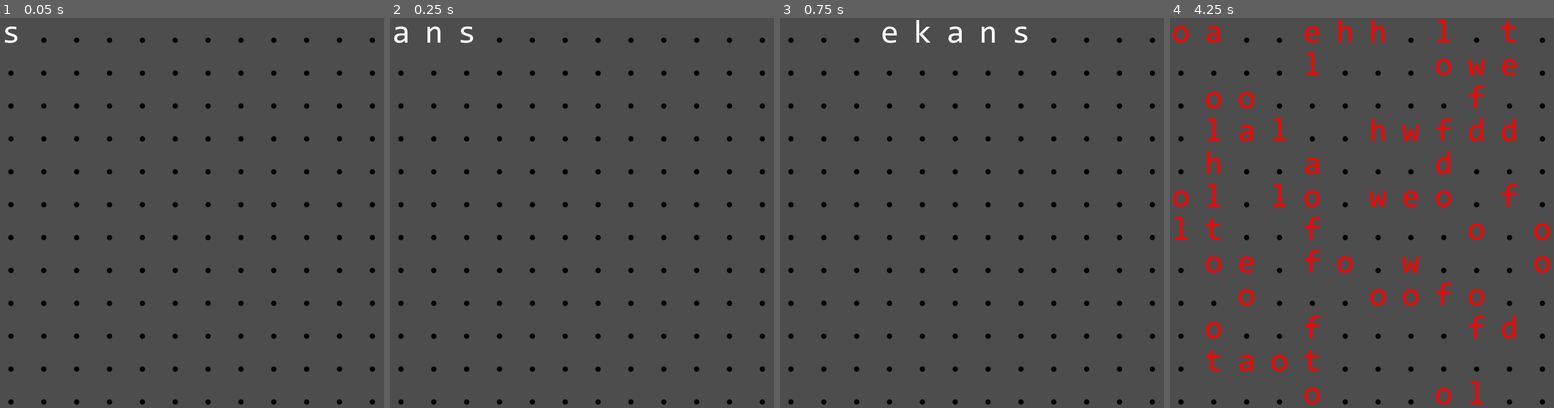
Above: before the commit, frames 1-4 (left to right).
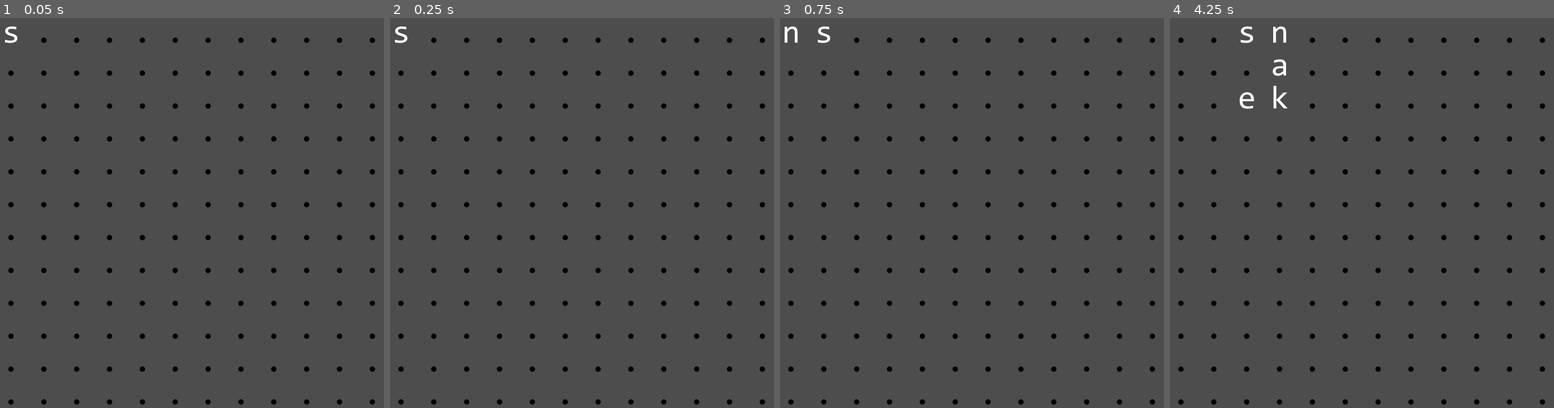
Above: after the commit, the same moments.

Repository: robro/snake_words_gd
Game: Godot game, scene res://scene/gameplay/gameplay.tscn
The game is run twice, just before and just after one commit, with the same random seed, the same clock (stepped at 60 frames per second) and the same inputs.
Inputs:
- Up to frame 1 (0.05 s): no input
- Up to frame 2 (0.25 s): no input
- Up to frame 3 (0.75 s): hold Right (Right) from 0.53 s (still down)
- Up to frame 4 (4.25 s): release Right (Right) at 1.28 s; hold Down (Down) 1.28-2.03 s; tap Enter at 2 s; hold Right (Right) 2.03-2.78 s; hold Up (Up) 2.78-3.53 s; tap Space at 3.5 s; hold Left (Left) from 3.53 s (still down)

Frame 1 is identical in both runs. In frame 2, 0.2% of the frame differs, in the area x 1-22%, y 2-7%; in frame 3, 0.6%; in frame 4, 6.0%, in the area x 0-100%, y 0-100%.

Commit message:
Move files and try to not break everything

Diff:
--- /dev/null
+++ b/object/food/food.gd
@@ -0,0 +1,26 @@
+class_name Food
+extends Node2D
+
+@onready var spawner : FoodSpawner = get_parent()
+
+var _pos
+var _char
+var _color
+
+
+func _init(pos: Vector2i, text: String, color: Color):
+	_pos = pos
+	_char = text
+	_color = color
+
+
+func _ready():
+	assert(spawner is FoodSpawner)
+	spawner.connect("food_eaten", _on_food_eaten)
+
+
+func _on_food_eaten(pos: Vector2i):
+	if pos != _pos:
+		return
+	# get eaten
+	print("food eaten at" + str(_pos))
--- /dev/null
+++ b/object/food/food.tscn
@@ -0,0 +1,12 @@
+[gd_scene load_steps=3 format=3 uid="uid://clrpu17edpum8"]
+
+[ext_resource type="Script" path="res://object/food/food.gd" id="1_xw2oo"]
+
+[sub_resource type="RectangleShape2D" id="RectangleShape2D_i4dnb"]
+size = Vector2(21, 20)
+
+[node name="Food" type="StaticBody2D"]
+script = ExtResource("1_xw2oo")
+
+[node name="Collision" type="CollisionShape2D" parent="."]
+shape = SubResource("RectangleShape2D_i4dnb")
--- /dev/null
+++ b/object/food/food_spawner.gd
@@ -0,0 +1,36 @@
+class_name FoodSpawner
+extends Node2D
+
+@onready var parent_grid : Grid = get_parent()
+
+signal food_eaten(pos: Vector2i)
+
+
+func _ready():
+	assert(parent_grid is Grid)
+
+
+func get_positions() -> Array:
+	return (get_children()
+		.filter(func(c): return c is Food)
+		.map(func(c): return c._pos)
+	)
+
+
+func draw_to_grid(grid: Grid):
+	for food : Food in get_children().filter(func(c): return c is Food):
+		grid.set_cell(food._pos, food._char, food._color)
+
+
+func _on_spawn_food(text: String):
+	for t in text:
+		var pos : Vector2i = parent_grid.get_free_pos()
+		if pos < Vector2i.ZERO:
+			print("no free space")
+			return
+		var food = Food.new(pos, t, Color.RED)
+		add_child(food)
+
+
+func _on_food_eaten(pos: Vector2i):
+	food_eaten.emit(pos)
--- a/src/render/grid.gd
+++ b/render/grid.gd
@@ -53,11 +53,9 @@
 
 func get_free_pos() -> Vector2i:
 	var occupied : Array[int] = []
-	for child in get_children():
-		if child.has_method("get_positions"):
-			for pos in child.get_positions():
-				if in_grid(pos):
-					occupied.append(idx_from_pos(pos))
+	for child in get_children().filter(func(c): return c.has_method("get_positions")):
+		for pos in child.get_positions().filter(func(p): return in_grid(p)):
+			occupied.append(idx_from_pos(pos))
 
 	var free := range(cols * rows)
 	for idx in occupied:
--- a/scene/gameplay/gameplay.gd
+++ b/scene/gameplay/gameplay.gd
@@ -2,20 +2,23 @@
 
 @onready var timer := Timer.new()
 @onready var food_spawner : FoodSpawner = $Grid/FoodSpawner
+@onready var snake : Snake = $Grid/Snake
 
 signal spawn_food(text: String)
+signal food_eaten(pos: Vector2i)
 
 
 func _ready():
+	snake.connect("snake_move_to", _on_snake_move)
 	add_child(timer)
 	timer.wait_time = 1
-	timer.timeout.connect(_on_timer_timeout)
+	# timer.timeout.connect(_on_timer_timeout)
 	timer.start()
-
-
-func _process(_delta):
-	pass
 
 
 func _on_timer_timeout():
 	spawn_food.emit("awholelotoffood")
+
+
+func _on_snake_move(pos: Vector2i):
+	print("snake moved to " + str(pos))
--- a/scene/gameplay/gameplay.tscn
+++ b/scene/gameplay/gameplay.tscn
@@ -1,10 +1,10 @@
 [gd_scene load_steps=6 format=3 uid="uid://oun5bmabme7x"]
 
 [ext_resource type="Script" path="res://scene/gameplay/gameplay.gd" id="1_dewvt"]
-[ext_resource type="Script" path="res://src/render/grid.gd" id="2_6iphj"]
-[ext_resource type="FontFile" uid="uid://b7sdg80udjhpk" path="res://font/consola.ttf" id="3_vovcl"]
-[ext_resource type="Script" path="res://src/object/snake.gd" id="4_2x2sv"]
-[ext_resource type="Script" path="res://src/object/food_spawner.gd" id="5_lgauy"]
+[ext_resource type="Script" path="res://render/grid.gd" id="2_6iphj"]
+[ext_resource type="FontFile" uid="uid://b7sdg80udjhpk" path="res://font/consola.ttf" id="3_pr5mj"]
+[ext_resource type="Script" path="res://object/snake.gd" id="4_2x2sv"]
+[ext_resource type="Script" path="res://object/food/food_spawner.gd" id="5_lgauy"]
 
 [node name="Gameplay" type="Node2D"]
 script = ExtResource("1_dewvt")
@@ -12,12 +12,10 @@
 [node name="Grid" type="Node2D" parent="."]
 position = Vector2(16, 48)
 script = ExtResource("2_6iphj")
-font = ExtResource("3_vovcl")
+font = ExtResource("3_pr5mj")
 
 [node name="Snake" type="Node2D" parent="Grid"]
 script = ExtResource("4_2x2sv")
-text = "reallybigsnake"
-tick = 0.1
 
 [node name="FoodSpawner" type="Node2D" parent="Grid"]
 script = ExtResource("5_lgauy")
--- a/src/object/food.gd
+++ /dev/null
@@ -1,11 +0,0 @@
-class_name Food
-extends Node2D
-
-var _char
-var _color
-
-
-func _init(pos: Vector2i, text: String, color: Color):
-	position = pos
-	_char = text
-	_color = color
--- a/src/object/food_spawner.gd
+++ /dev/null
@@ -1,30 +0,0 @@
-class_name FoodSpawner
-extends Node2D
-
-@onready var parent_grid : Grid = get_parent()
-var food_list : Array[Food]
-var positions : Array[Vector2i]
-
-
-func _ready():
-	assert(parent_grid is Grid)
-
-
-func get_positions() -> Array[Vector2i]:
-	return positions
-
-
-func draw_to_grid(grid: Grid):
-	for food in food_list:
-		grid.set_cell(food.position, food._char, food._color)
-
-
-func _on_spawn_food(text: String):
-	for chararcter in text:
-		var pos : Vector2i = parent_grid.get_free_pos()
-		if pos < Vector2i.ZERO:
-			print("no free space")
-			return
-		var food = Food.new(pos, chararcter, Color.RED)
-		food_list.append(food)
-		positions.append(pos)
Renamed: src/object/cell.gd -> object/cell.gd
Renamed: src/object/snake.gd -> object/snake.gd
Renamed: src/object/snake_part.gd -> object/snake_part.gd
